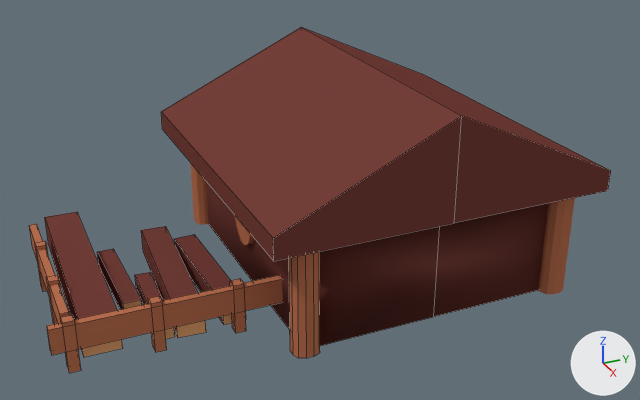
What one commit did to the Blender file Assets/Models/Buildings/In Tree Prefab/woodcuttersHut.blend.
The view is the same before and after, from a camera (50 mm lens) standing at (12.69, -7.7, 9.94) and looking at (0.29, -2.12, 3.74). The axes (+X, +Y, +Z) are drawn at lower right. The lights are the same throughout. Mesh edges are drawn as thin lines on the coarser meshes.
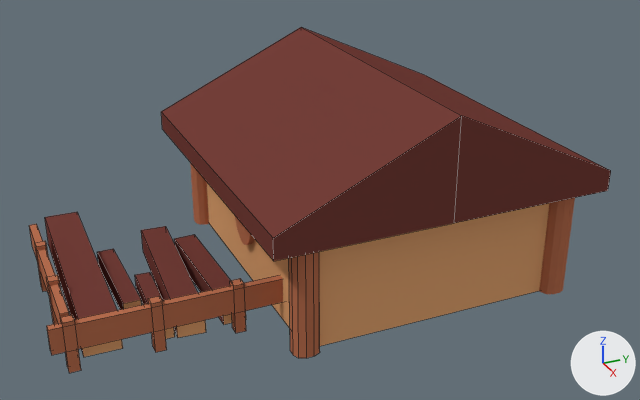
Location of each change, [x1, y1, x2, y2] in pixels of the pictures (640 x 400 px; the box of a moved part takes in the faces that stretch with it):
'sciany', reshaped, rescaled
    before: [206, 181, 549, 346]
    after: [207, 183, 550, 346]
part 1 of me_cube_001, moved or reshaped
    before: [206, 181, 549, 346]
    after: [207, 183, 550, 346]

Diff of the bpy script that builds the scene:
```diff
--- a/Assets/Models/Buildings/In Tree Prefab/woodcuttersHut.blend.py
+++ b/Assets/Models/Buildings/In Tree Prefab/woodcuttersHut.blend.py
@@ me_cube_001 @@
 # used by ob_sciany; location = (-0.08, -1.07, 2.36); scale = (13.0, 6.48, 5.16)
 # verts and faces of me_cube_001; kept vertices keep their numbers, new ones are numbered from 11
 # before: 0 (-0.189, -0.346, 0.0), 1 (-0.189, -0.346, 0.363), 2 (-0.189, 0.346, 0.0), 3 (-0.189, 0.346, 0.363), 4 (0.189, -0.346, 0.0)
 # before: 5 (0.189, -0.346, 0.363), 6 (0.189, 0.346, 0.0), 7 (0.189, 0.346, 0.363), 8 (-0.189, 0.0, 0.0), 9 (0.189, 0.0, 0.0) at pixel (433, 316)
 # before: 10 (0.189, 0.0, 0.364)
-me_cube_001.from_pydata(...)  # 11 vertices, 7 faces; spans x -0.189..0.189, y -0.346..0.346, z 0.0..0.364
+me_cube_001.from_pydata(...)  # 8 vertices, 6 faces; spans x -1.0..1.0, y -1.0..1.0, z 0.0..2.01
+# me_cube_001 part 1
+delete_vertices([*range(0, 11)])  # with the faces that use them
+verts[11] = (-1.0, -1.0, 0.01)
+verts[12] = (-1.0, -1.0, 2.01)
+verts[13] = (-1.0, 1.0, 0.0)
+verts[14] = (-1.0, 1.0, 2.0)
+for new, old in zip([*range(15, 19)], [*range(11, 15)]): verts[new] = verts[old] + (2.0, 0.0, 0.0)
+faces += [(11, 12, 14, 13), (13, 14, 18, 17), (15, 17, 18, 16), (11, 15, 16, 12), (11, 13, 17, 15), (12, 16, 18, 14)]
+# me_cube_001 part 2: the surface is now shaded flat
 me_cube_001.materials.append(mat_calymagazyn)
@@ ob_sciany @@
 ob_sciany.location = (-0.08, -1.07, 2.36)
-ob_sciany.scale = (13.0, 6.48, 5.16)
+ob_sciany.scale = (2.48, 2.23, 1.0)
```
